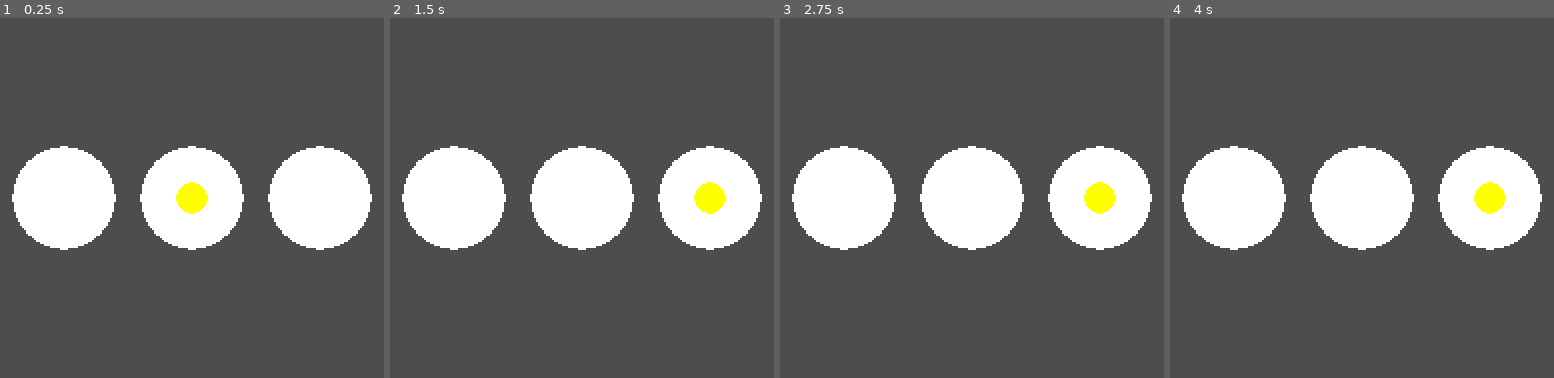
Above: before the commit, frames 1-4 (left to right).
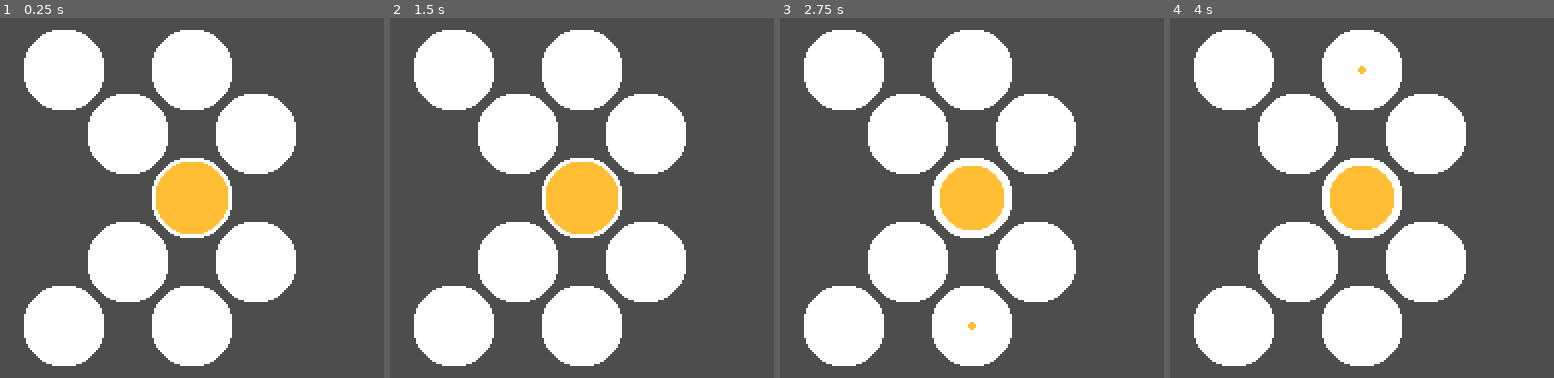
Above: after the commit, the same moments.

Repository: daviddegelder/Holey
Game: Godot game, scene res://main.tscn
Same seed, same stepped clock (60 frames per second), same inputs: the game is played once before the commit and once after it.
Inputs:
- Up to frame 1 (0.25 s): no input
- Up to frame 2 (1.5 s): tap Enter at 0.5 s; hold Keypad 6 (East) 0.53-1.28 s; tap Space at 1.25 s; hold Keypad 2 (South) from 1.28 s (still down)
- Up to frame 3 (2.75 s): tap Enter at 2 s; release Keypad 2 (South) at 2.03 s; hold Keypad 6 (East) from 2.03 s (still down)
- Up to frame 4 (4 s): tap Space at 2.75 s; release Keypad 6 (East) at 2.78 s; hold Keypad 8 (North) 2.78-3.53 s; tap Enter at 3.5 s; hold Keypad 7 (NorthWest) from 3.53 s (still down)

The runs differ from the first frame. In frame 1, 47% of the frame differs, in the area x 3-97%, y 3-97%; in frame 2, 47%; in frame 3, 47%; in frame 4, 47%.

Commit message:
Add Automatic Neighbour Detection

Diff:
--- a/Hole/hole.gd
+++ b/Hole/hole.gd
@@ -1,39 +1,53 @@
+@tool
 class_name Hole
 extends Node2D
 
 enum Direction {
-		Null,
-		North,
-		NorthEast,
-		East,
-		SouthEast,
-		South,
-		SouthWest,
-		West,
-		NorthWest,
-	}
+	Null,
+	North,
+	NorthEast,
+	East,
+	SouthEast,
+	South,
+	SouthWest,
+	West,
+	NorthWest,
+}
+var DIRECTION_VECTORS: Dictionary[Direction, Vector2] = {
+	Direction.Null      : Vector2(0,0),
+	Direction.North     : Vector2(0,-1),
+	Direction.NorthEast : Vector2(1,-1),
+	Direction.East      : Vector2(1,0),
+	Direction.SouthEast : Vector2(1,1),
+	Direction.South     : Vector2(0,1),
+	Direction.SouthWest : Vector2(-1,1),
+	Direction.West      : Vector2(-1,0),
+	Direction.NorthWest : Vector2(-1,-1),
+}
 
+@export_tool_button("Detect Neighbours") var detect_neighbours_action = detect_neighbours;
 @export var neighbours: Dictionary[Direction, Hole]
 @export var fill_level: int
 
 var queue_fill: int = 0
 
 func _process(_delta):
-	var input_direction: Direction = get_input_direction()
-	if input_direction != Direction.Null:
-		flow(input_direction)
+	if not Engine.is_editor_hint():
+		var input_direction: Direction = get_input_direction()
+		if input_direction != Direction.Null:
+			flow(input_direction)
 	render_fill()
 
 func flow(direction: Direction):
-	if fill_level > 0 and neighbours.has(direction):
+	if fill_level > 0 and has_neighbour(direction):
 		fill_level -= 1
-		neighbours.get(direction).fill.call_deferred()
+		neighbours[direction].fill.call_deferred()
 
 func fill():
 	fill_level += 1
 
 func render_fill():
-	%Fill.scale = Vector2.ONE * (fill_level * 0.3)
+	%Fill.scale = Vector2.ONE * (fill_level * 0.1)
 
 func get_input_direction():
 	if Input.is_action_just_released("North"):
@@ -54,3 +68,18 @@
 		return Direction.NorthWest
 	#no input:
 	return Direction.Null
+
+func has_neighbour(direction: Direction):
+	return neighbours[direction] != null
+
+func detect_neighbours():
+	for direction in Direction.values():
+		neighbours[direction] = detect_neighbour_in_direction(direction)
+
+func detect_neighbour_in_direction(direction: Direction) -> Hole:
+	%RayCast2D.target_position = Global.HOLE_DISTANCE * DIRECTION_VECTORS[direction]
+	%RayCast2D.force_raycast_update()
+	var collider = %RayCast2D.get_collider()
+	if collider == null or !collider.is_in_group("Hole"):
+		return null
+	return collider.get_parent()
--- a/Hole/hole.tscn
+++ b/Hole/hole.tscn
@@ -1,7 +1,10 @@
-[gd_scene load_steps=3 format=3 uid="uid://bkaj5fl2k43vq"]
+[gd_scene load_steps=4 format=3 uid="uid://bkaj5fl2k43vq"]
 
 [ext_resource type="Script" uid="uid://dorko01b0mjo1" path="res://Hole/hole.gd" id="1_y0jvi"]
 [ext_resource type="Texture2D" uid="uid://bvtqcc0mbkwg1" path="res://Sprites/circle_256.png" id="2_q25xr"]
+
+[sub_resource type="CircleShape2D" id="CircleShape2D_y0jvi"]
+radius = 16.0
 
 [node name="Hole" type="Node2D"]
 script = ExtResource("1_y0jvi")
@@ -9,7 +12,7 @@
 [node name="Background" type="Node2D" parent="."]
 
 [node name="Sprite" type="Sprite2D" parent="Background"]
-scale = Vector2(0.2, 0.2)
+scale = Vector2(0.16, 0.16)
 texture = ExtResource("2_q25xr")
 
 [node name="Fill" type="Node2D" parent="."]
@@ -17,6 +20,21 @@
 scale = Vector2(0.9, 0.9)
 
 [node name="Sprite" type="Sprite2D" parent="Fill"]
-modulate = Color(1, 1, 0, 1)
-scale = Vector2(0.2, 0.2)
+modulate = Color(1, 0.745098, 0.2, 1)
+scale = Vector2(0.16, 0.16)
 texture = ExtResource("2_q25xr")
+
+[node name="AutoDetect" type="Area2D" parent="." groups=["Hole"]]
+visible = false
+monitoring = false
+monitorable = false
+
+[node name="CollisionShape2D" type="CollisionShape2D" parent="AutoDetect"]
+shape = SubResource("CircleShape2D_y0jvi")
+
+[node name="RayCast2D" type="RayCast2D" parent="AutoDetect"]
+unique_name_in_owner = true
+enabled = false
+target_position = Vector2(32, 0)
+collide_with_areas = true
+collide_with_bodies = false
--- /dev/null
+++ b/global.gd
@@ -0,0 +1,3 @@
+extends Node
+
+const HOLE_DISTANCE: int = 64
--- a/main.tscn
+++ b/main.tscn
@@ -5,21 +5,128 @@
 [node name="Main" type="Node2D"]
 
 [node name="Hole" parent="." node_paths=PackedStringArray("neighbours") instance=ExtResource("1_ig7tw")]
-position = Vector2(256, 192)
+position = Vector2(352, 160)
 neighbours = {
-3: NodePath("../Hole2")
+0: null,
+1: null,
+2: null,
+3: null,
+4: null,
+5: NodePath("../Hole7"),
+6: NodePath("../Hole2"),
+7: NodePath("../Hole4"),
+8: NodePath("../Hole5")
 }
 
 [node name="Hole2" parent="." node_paths=PackedStringArray("neighbours") instance=ExtResource("1_ig7tw")]
 position = Vector2(320, 192)
 neighbours = {
-3: NodePath("../Hole3"),
-7: NodePath("../Hole")
+0: null,
+1: NodePath("../Hole5"),
+2: NodePath("../Hole"),
+3: null,
+4: NodePath("../Hole7"),
+5: NodePath("../Hole9"),
+6: NodePath("../Hole8"),
+7: null,
+8: NodePath("../Hole4")
 }
-fill_level = 1
+fill_level = 9
+
+[node name="Hole4" parent="." node_paths=PackedStringArray("neighbours") instance=ExtResource("1_ig7tw")]
+position = Vector2(288, 160)
+neighbours = {
+0: null,
+1: null,
+2: NodePath("../Hole5"),
+3: NodePath("../Hole"),
+4: NodePath("../Hole2"),
+5: NodePath("../Hole8"),
+6: null,
+7: null,
+8: NodePath("../Hole6")
+}
+
+[node name="Hole5" parent="." node_paths=PackedStringArray("neighbours") instance=ExtResource("1_ig7tw")]
+position = Vector2(320, 128)
+neighbours = {
+0: null,
+1: null,
+2: null,
+3: null,
+4: NodePath("../Hole"),
+5: NodePath("../Hole2"),
+6: NodePath("../Hole4"),
+7: NodePath("../Hole6"),
+8: null
+}
+
+[node name="Hole6" parent="." node_paths=PackedStringArray("neighbours") instance=ExtResource("1_ig7tw")]
+position = Vector2(256, 128)
+neighbours = {
+0: null,
+1: null,
+2: null,
+3: NodePath("../Hole5"),
+4: NodePath("../Hole4"),
+5: null,
+6: null,
+7: null,
+8: null
+}
+
+[node name="Hole7" parent="." node_paths=PackedStringArray("neighbours") instance=ExtResource("1_ig7tw")]
+position = Vector2(352, 224)
+neighbours = {
+0: null,
+1: NodePath("../Hole"),
+2: null,
+3: null,
+4: null,
+5: null,
+6: NodePath("../Hole9"),
+7: NodePath("../Hole8"),
+8: NodePath("../Hole2")
+}
+
+[node name="Hole8" parent="." node_paths=PackedStringArray("neighbours") instance=ExtResource("1_ig7tw")]
+position = Vector2(288, 224)
+neighbours = {
+0: null,
+1: NodePath("../Hole4"),
+2: NodePath("../Hole2"),
+3: NodePath("../Hole7"),
+4: NodePath("../Hole9"),
+5: null,
+6: NodePath("../Hole3"),
+7: null,
+8: null
+}
+
+[node name="Hole9" parent="." node_paths=PackedStringArray("neighbours") instance=ExtResource("1_ig7tw")]
+position = Vector2(320, 256)
+neighbours = {
+0: null,
+1: NodePath("../Hole2"),
+2: NodePath("../Hole7"),
+3: null,
+4: null,
+5: null,
+6: null,
+7: NodePath("../Hole3"),
+8: NodePath("../Hole8")
+}
 
 [node name="Hole3" parent="." node_paths=PackedStringArray("neighbours") instance=ExtResource("1_ig7tw")]
-position = Vector2(384, 192)
+position = Vector2(256, 256)
 neighbours = {
-7: NodePath("../Hole2")
+0: null,
+1: null,
+2: NodePath("../Hole8"),
+3: NodePath("../Hole9"),
+4: null,
+5: null,
+6: null,
+7: null,
+8: null
 }
--- a/project.godot
+++ b/project.godot
@@ -15,10 +15,20 @@
 config/features=PackedStringArray("4.4")
 config/icon="res://icon.svg"
 
+[autoload]
+
+Global="*res://global.gd"
+
 [display]
 
 window/size/viewport_width=640
 window/size/viewport_height=360
+window/stretch/mode="canvas_items"
+window/stretch/aspect="ignore"
+
+[global_group]
+
+Hole=""
 
 [input]
 
Not shown, added: global.gd.uid
Not shown, changed: .gitignore
